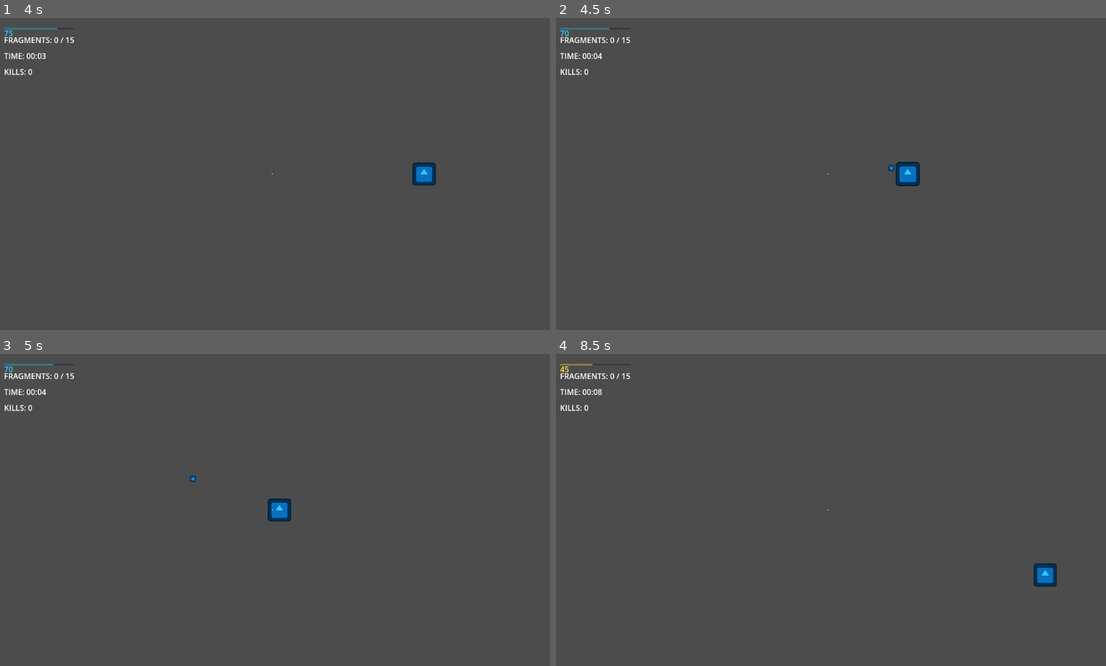
Above: before the commit, frames 1-4 (two rows, left to right).
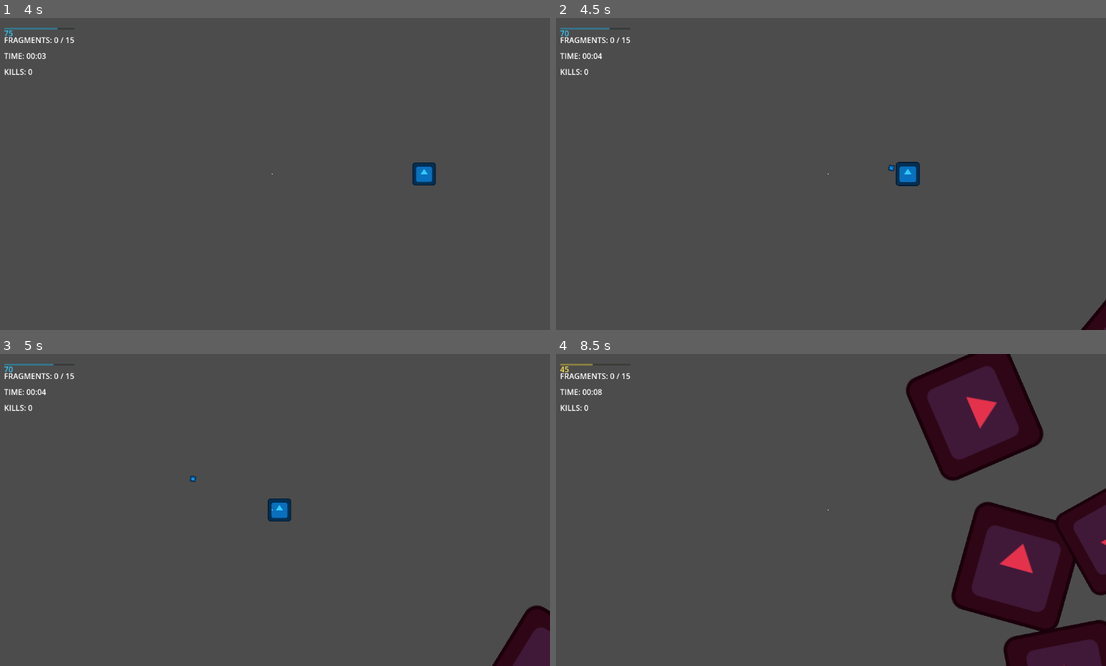
Above: after the commit, the same moments.

Repository: Nasshor01/afterspark
Game: Godot game, scene res://Scenes/game.tscn
The game is run twice, just before and just after one commit, with the same random seed, the same clock (stepped at 60 frames per second) and the same inputs. The engine's default icon, where the game draws it, is replaced by a stand-in: a white triangle on a blue panel in a dark square.
Inputs (mouse positions are in pixels of both pictures, inside the frame that each line leads up to):
- Up to frame 1 (4 s): tap Enter at 0.5 s; move the mouse to (396, 158) at 0.52 s; hold D (move_right) 0.53-1.28 s; tap E (reignite) at 0.6, 1.35, 2.3, 2.85, 3.6 s; move the mouse to (159, 189) at 1.27 s; hold S (move_down) 1.28-2.03 s; move the mouse to (330, 105) at 2.02 s; press the mouse at (330, 105) at 2.03 s; hold D (move_right) 2.03-2.78 s; move the mouse to (242, 236) at 2.77 s; release the mouse at (242, 236) at 2.78 s; hold W (move_up) 2.78-3.53 s; move the mouse to (440, 220) at 3.52 s; hold A (move_left) from 3.53 s (still down)
- Up to frame 2 (4.5 s): keep holding A (move_left); move the mouse to (660, 127) at 4.27 s; click (660, 127) at 4.35 s
- Up to frame 3 (5 s): keep holding A (move_left); tap E (reignite) at 4.55 s
- Up to frame 4 (8.5 s): move the mouse to (858, 510) at 5.02 s; release A (move_left) at 5.03 s; hold S (move_down) 5.03-5.78 s; tap E (reignite) at 5.1, 5.85, 6.8, 7.35, 8.1 s; move the mouse to (743, 432) at 5.77 s; hold D (move_right) 5.78-6.53 s; move the mouse to (952, 494) at 6.52 s; press the mouse at (952, 494) at 6.53 s; hold W (move_up) 6.53-7.28 s; move the mouse to (715, 525) at 7.27 s; release the mouse at (715, 525) at 7.28 s; hold D (move_right) 7.28-8.03 s; move the mouse to (886, 441) at 8.02 s; hold S (move_down) from 8.03 s (still down)

Frame 1 is identical in both runs. In frame 2, 0.2% of the frame differs, in the area x 95-100%, y 90-100%; in frame 3, 1.4%; in frame 4, 18%, in the area x 63-100%, y 0-100%.

Commit message:
přidání scriptů k příslušným scénám

Diff:
--- a/Scenes/Effects/reignite_zone.gd
+++ b/Scenes/Effects/reignite_zone.gd
@@ -1 +1,91 @@
-extends Node
+extends Area2D
+
+# ⚡ AFTERSPARK - Reignite Zone
+
+var duration := Globals.REIGNITE_DURATION
+var damage_per_sec := Globals.REIGNITE_DAMAGE_PER_SEC
+var radius := Globals.REIGNITE_RADIUS
+
+@onready var sprite := $Sprite2D
+@onready var light := $PointLight2D
+@onready var collision := $CollisionShape2D
+@onready var particles := $GPUParticles2D
+@onready var timer := $DurationTimer
+@onready var damage_timer := $DamageTimer
+
+var enemies_in_zone := []
+
+func _ready() -> void:
+	# Setup vizuálu
+	sprite.modulate = Globals.COLOR_REIGNITE
+	light.color = Globals.COLOR_REIGNITE
+
+	# Nastavení velikosti
+	var shape := CircleShape2D.new()
+	shape.radius = radius
+	collision.shape = shape
+
+	sprite.scale = Vector2(radius / 50.0, radius / 50.0)
+	light.texture_scale = radius / 100.0
+
+	# Timery
+	timer.wait_time = duration
+	timer.timeout.connect(_on_duration_timeout)
+	timer.start()
+
+	damage_timer.wait_time = 0.5  # Damage každých 0.5s
+	damage_timer.timeout.connect(_on_damage_tick)
+	damage_timer.start()
+
+	# Signály
+	area_entered.connect(_on_area_entered)
+	area_exited.connect(_on_area_exited)
+
+	# Spawn animace
+	spawn_animation()
+
+func _on_area_entered(area: Area2D) -> void:
+	if area.is_in_group("enemy") and area not in enemies_in_zone:
+		enemies_in_zone.append(area)
+
+func _on_area_exited(area: Area2D) -> void:
+	if area in enemies_in_zone:
+		enemies_in_zone.erase(area)
+
+func _on_damage_tick() -> void:
+	# Způsob damage všem nepřátelům v zóně
+	for enemy in enemies_in_zone:
+		if is_instance_valid(enemy) and enemy.has_method("take_damage"):
+			enemy.take_damage(damage_per_sec * damage_timer.wait_time)
+
+func _on_duration_timeout() -> void:
+	# Fade out
+	var tween := create_tween()
+	tween.set_parallel(true)
+	tween.tween_property(sprite, "modulate:a", 0.0, 0.5)
+	tween.tween_property(light, "energy", 0.0, 0.5)
+	tween.tween_property(sprite, "scale", Vector2(0.1, 0.1), 0.5)
+
+	particles.emitting = false
+
+	await tween.finished
+	queue_free()
+
+func spawn_animation() -> void:
+	# Začíná malý
+	sprite.scale = Vector2(0.1, 0.1)
+	sprite.modulate.a = 0.0
+	light.energy = 0.0
+
+	# Expand
+	var tween := create_tween()
+	tween.set_parallel(true)
+	tween.tween_property(sprite, "scale", Vector2(radius / 50.0, radius / 50.0), 0.5)\
+		.set_trans(Tween.TRANS_BACK).set_ease(Tween.EASE_OUT)
+	tween.tween_property(sprite, "modulate:a", 0.6, 0.5)
+	tween.tween_property(light, "energy", 2.0, 0.5)
+
+func _physics_process(delta: float) -> void:
+	# Pulzování
+	var pulse := sin(Time.get_ticks_msec() * 0.003) * 0.2 + 1.0
+	light.energy = pulse * 1.5
--- a/Scenes/Effects/reignite_zone.tscn
+++ b/Scenes/Effects/reignite_zone.tscn
@@ -1,11 +1,13 @@
-[gd_scene load_steps=3 format=3 uid="uid://dhh112ijp71ab"]
+[gd_scene load_steps=4 format=3 uid="uid://dhh112ijp71ab"]
 
+[ext_resource type="Script" uid="uid://deakm05sv6ehe" path="res://Scenes/Effects/reignite_zone.gd" id="1_ejpig"]
 [ext_resource type="Texture2D" uid="uid://wtdjd1iavxic" path="res://icon.svg" id="1_i3y3p"]
 
 [sub_resource type="CircleShape2D" id="CircleShape2D_ejpig"]
 radius = 150.0
 
 [node name="ReigniteZone" type="Area2D"]
+script = ExtResource("1_ejpig")
 
 [node name="CollisionShape2D" type="CollisionShape2D" parent="."]
 shape = SubResource("CircleShape2D_ejpig")
--- a/Scenes/Enemies/chaser.gd
+++ b/Scenes/Enemies/chaser.gd
@@ -1 +1,38 @@
-extends Node
+extends "res://Scenes/Enemies/enemy_base.gd"
+
+# ⚡ AFTERSPARK - Chaser Enemy
+# Rychlý nepřítel, aktivuje se blízko světla
+
+var is_activated := false
+var activation_range := Globals.CHASER_ACTIVATION_RANGE
+
+func _ready() -> void:
+	speed = Globals.CHASER_SPEED * 0.3  # Začíná pomalu
+	max_hp = Globals.CHASER_HP
+	contact_damage = Globals.CHASER_DAMAGE
+
+	super._ready()
+
+	# Specifické nastavení pro Chaser
+	sprite.scale = Vector2(0.8, 0.8)  # Menší
+	light.energy = 0.3  # Ještě slabší světlo
+
+func _physics_process(delta: float) -> void:
+	if not is_alive or target == null:
+		return
+
+	# Aktivace při přiblížení
+	var dist := global_position.distance_to(target.global_position)
+	if dist < activation_range and not is_activated:
+		activate()
+
+	super._physics_process(delta)
+
+func activate() -> void:
+	is_activated = true
+	speed = Globals.CHASER_SPEED
+
+	# Vizuální feedback aktivace
+	var tween := create_tween()
+	tween.tween_property(light, "energy", 0.8, 0.3)
+	tween.tween_property(sprite, "scale", Vector2(1.0, 1.0), 0.2)
--- a/Scenes/Enemies/wanderer.gd
+++ b/Scenes/Enemies/wanderer.gd
@@ -1 +1,15 @@
-extends Node
+extends "res://Scenes/Enemies/enemy_base.gd"
+
+# ⚡ AFTERSPARK - Wanderer Enemy
+# Pomalý, ale vytrvalý nepřítel
+
+func _ready() -> void:
+	speed = Globals.WANDERER_SPEED
+	max_hp = Globals.WANDERER_HP
+	contact_damage = Globals.WANDERER_DAMAGE
+
+	super._ready()
+
+	# Specifické nastavení pro Wanderer
+	sprite.scale = Vector2(1.2, 1.2)  # Trochu větší
+	light.energy = 0.5  # Tlumenější světlo
--- a/Scenes/Pickups/fragment.gd
+++ b/Scenes/Pickups/fragment.gd
@@ -1 +1,86 @@
-extends Node
+extends Area2D
+
+# ⚡ AFTERSPARK - Reality Fragment
+
+var lifetime := Globals.FRAGMENT_LIFETIME
+var energy_restore := Globals.FRAGMENT_ENERGY_RESTORE
+
+@onready var sprite := $Sprite2D
+@onready var light := $PointLight2D
+@onready var particles := $GPUParticles2D
+@onready var timer := $LifetimeTimer
+
+func _ready() -> void:
+	add_to_group("fragment")
+
+	# Setup vizuálu
+	sprite.modulate = Globals.COLOR_FRAGMENT
+	light.color = Globals.COLOR_FRAGMENT
+
+	# Timer na zmizení
+	timer.wait_time = lifetime
+	timer.timeout.connect(_on_lifetime_timeout)
+	timer.start()
+
+	# Signály
+	area_entered.connect(_on_area_entered)
+	body_entered.connect(_on_body_entered)
+
+	# Spawn animace
+	spawn_animation()
+
+func _physics_process(delta: float) -> void:
+	# Pulzování
+	var pulse := sin(Time.get_ticks_msec() * 0.005) * 0.2 + 1.0
+	sprite.scale = Vector2(pulse, pulse)
+	light.energy = pulse * 0.8
+
+func _on_area_entered(area: Area2D) -> void:
+	if area.is_in_group("player"):
+		collect(area)
+
+func _on_body_entered(body: Node2D) -> void:
+	if body.is_in_group("player"):
+		collect(body)
+
+func collect(collector: Node) -> void:
+	if collector.has_method("add_fragments"):
+		collector.add_fragments(1)
+
+	if collector.has_method("modify_energy"):
+		collector.modify_energy(energy_restore)
+
+	# Collect efekt
+	var tween := create_tween()
+	tween.set_parallel(true)
+	tween.tween_property(sprite, "modulate:a", 0.0, 0.2)
+	tween.tween_property(light, "energy", 3.0, 0.1)
+	tween.tween_property(sprite, "scale", Vector2(2.0, 2.0), 0.2)
+
+	particles.emitting = false
+
+	await tween.finished
+	queue_free()
+
+func _on_lifetime_timeout() -> void:
+	# Fade out po vypršení času
+	var tween := create_tween()
+	tween.set_parallel(true)
+	tween.tween_property(sprite, "modulate:a", 0.0, 1.0)
+	tween.tween_property(light, "energy", 0.0, 1.0)
+
+	await tween.finished
+	queue_free()
+
+func spawn_animation() -> void:
+	# Začíná neviditelný
+	sprite.modulate.a = 0.0
+	light.energy = 0.0
+	sprite.scale = Vector2(0.1, 0.1)
+
+	# Fade in
+	var tween := create_tween()
+	tween.set_parallel(true)
+	tween.tween_property(sprite, "modulate:a", 1.0, 0.3)
+	tween.tween_property(light, "energy", 0.8, 0.3)
+	tween.tween_property(sprite, "scale", Vector2(1.0, 1.0), 0.3)
